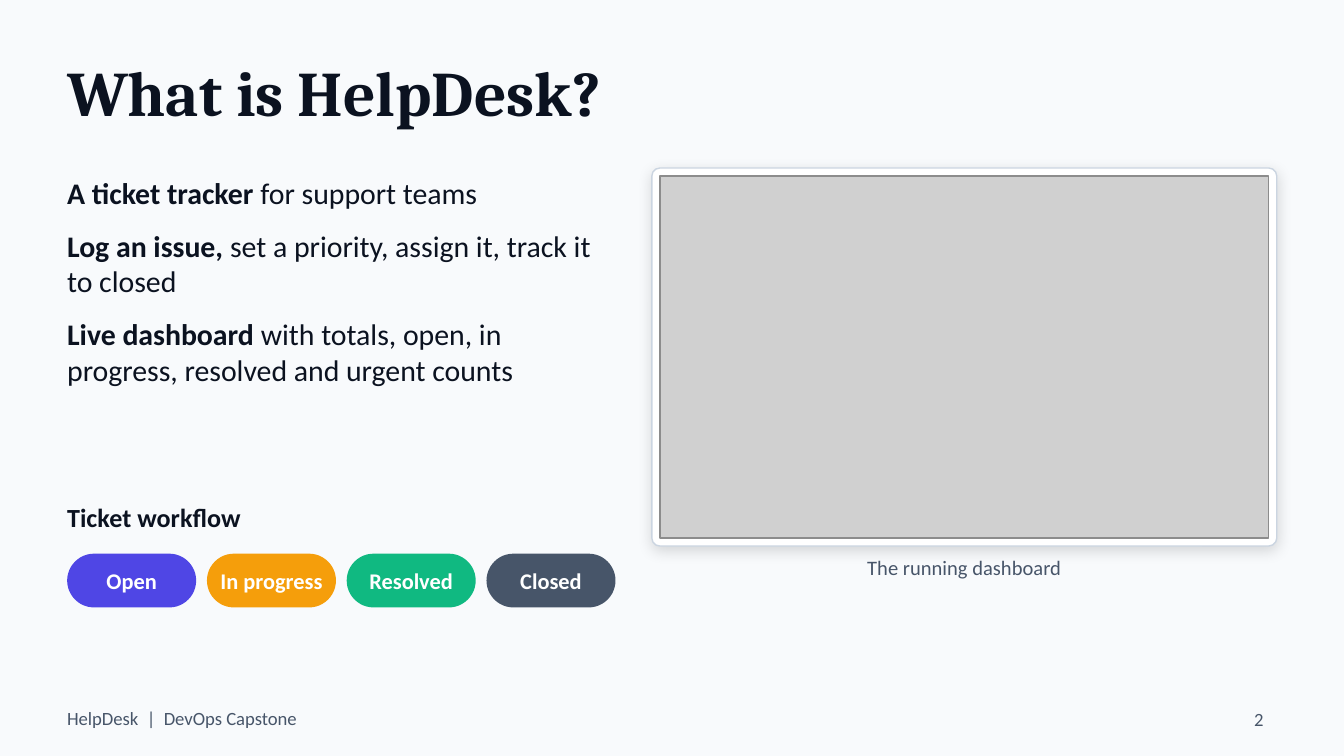
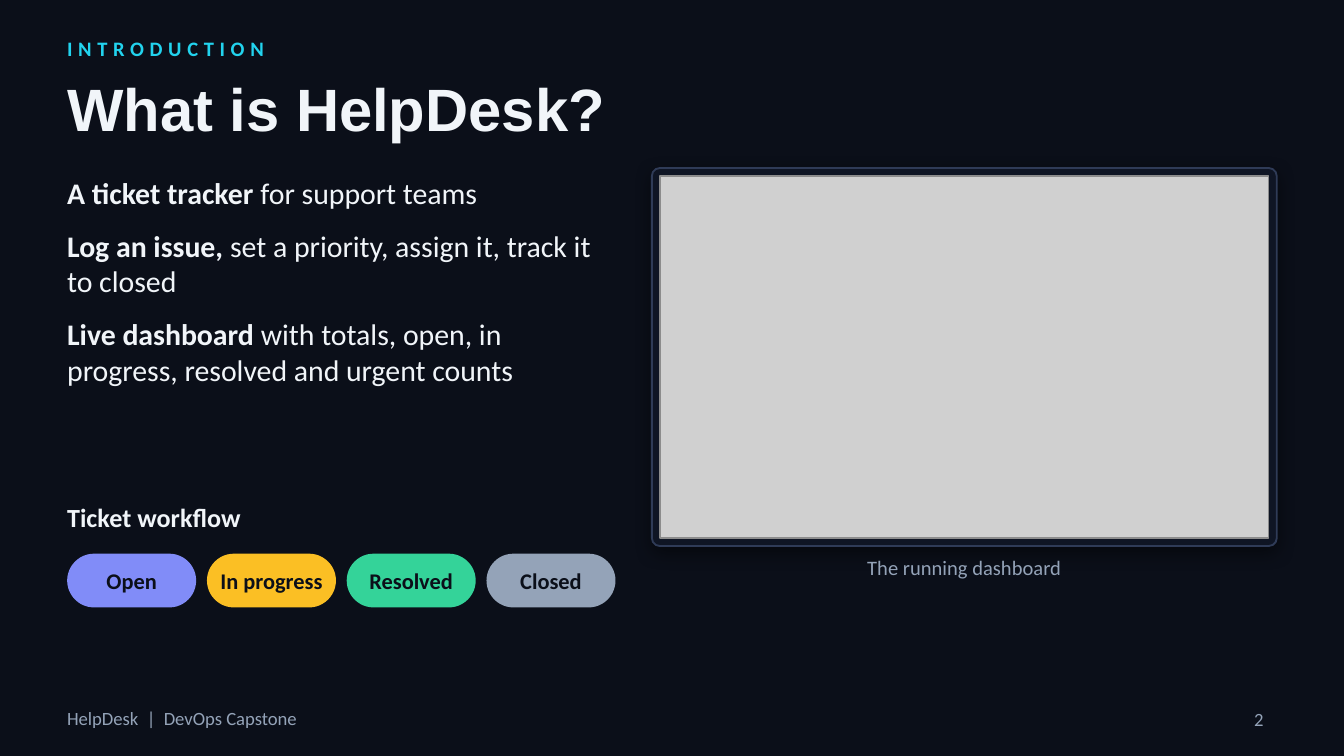
Before and after one commit to parthtaneja0001/helpdesk-devops-capstone, a slide deck: slide 2 of docs/HelpDesk-DevOps-Capstone.pptx. Drawn at 1344x756 pixels with LibreOffice and Linux fonts; fonts in the diff are those of the drawing; grey boxes stand for pictures; background and template pictures are left out. Boxes give left, top, right and bottom in pixels: in the first picture for what was removed or moved away, otherwise in the second. Text is boxed around its words. In the diff, an @@ line names an element or a change of style, - is before the commit and + after.

Commit message:
docs: restyle presentation with a dark theme and cleaner typography

```diff
--- a/docs/HelpDesk-DevOps-Capstone.pptx
+++ b/docs/HelpDesk-DevOps-Capstone.pptx
@@ background #F8FAFC to picture (left out) @@
@@ text added at bbox=[67, 42, 264, 56], 11 pt, text #22D3EE, bold @@
+INTRODUCTION
@@ title "What is HelpDesk?": place and size @@
-title "What is HelpDesk?" at bbox=[67, 72, 601, 129]
+title "What is HelpDesk?" at bbox=[67, 87, 605, 142]
@@ title "What is HelpDesk?" at bbox=[67, 87, 605, 142]: size 34 to 32 pt, font Cambria to Arial, text colour #0B1220 to #F1F5F9 @@
@@ text "A ticket tracker for support ..." at bbox=[67, 183, 591, 386]: text colour #0B1220 to #F1F5F9 @@
@@ rounded rectangle at bbox=[652, 168, 1277, 546]: fill #FFFFFF to #0F1524; outline #CBD5E1 0.75 pt to #2F3B57 1 pt; shadow changed @@
@@ text "Ticket workflow" at bbox=[67, 508, 240, 527]: text colour #0B1220 to #F1F5F9 @@
@@ rounded rectangle at bbox=[67, 554, 196, 607]: fill #4F46E5 to #818CF8 @@
@@ rounded rectangle at bbox=[207, 554, 336, 607]: fill #F59E0B to #FBBF24 @@
@@ rounded rectangle at bbox=[347, 554, 476, 607]: fill #10B981 to #34D399 @@
@@ text colour #FFFFFF to #0B0F19 in 4 elements at bbox=[106, 574, 156, 593], bbox=[220, 574, 322, 593], bbox=[369, 573, 453, 589], bbox=[520, 573, 581, 589] @@
@@ rounded rectangle at bbox=[487, 554, 616, 607]: fill #475569 to #94A3B8 @@
@@ text colour #475569 to #94A3B8 in 3 elements at bbox=[67, 712, 296, 728], bbox=[867, 561, 1061, 579], bbox=[1254, 714, 1263, 726] @@
```
Also in this commit, not shown: 23 other slides changed.
